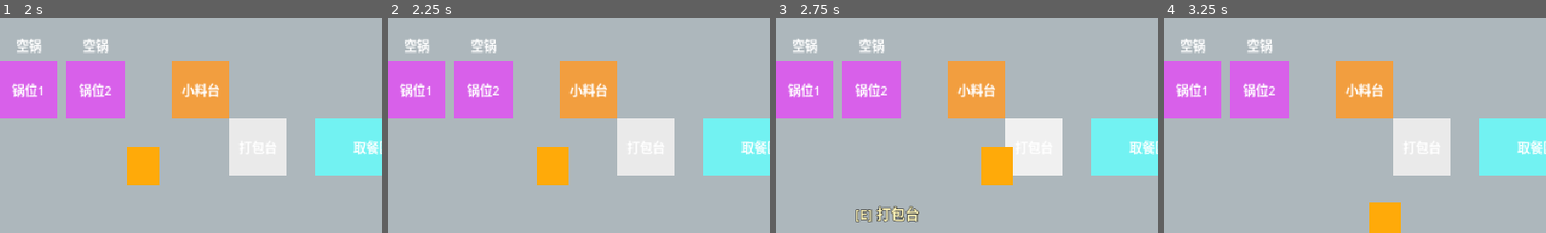
Above: before the commit, frames 1-4 (left to right).
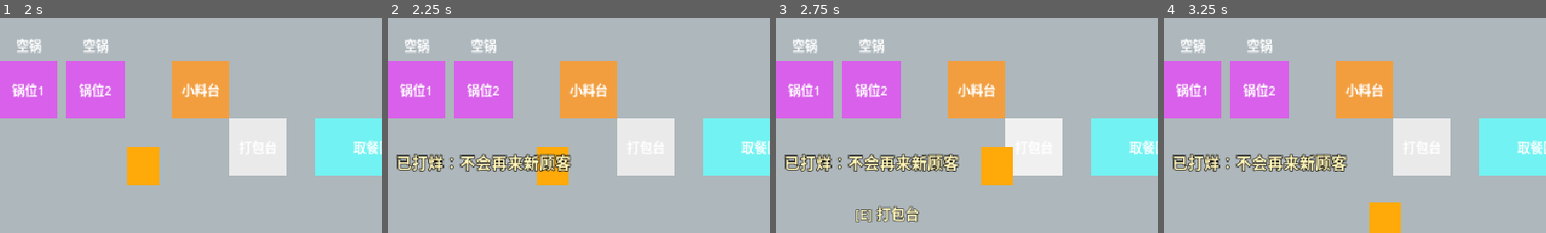
Above: after the commit, the same moments.

Repository: lcy2333orz-crypto/midemalatang
Game: Godot game, scene res://scenes/menus/title_menu.tscn
Two runs of this game, one before a commit and one after it. Both use one fixed random seed, a clock stepped at 60 frames per second and the inputs below.
Inputs:
- Up to frame 1 (2 s): click "开始" at 0.5 s; click "快速开始" at 1.25 s
- Up to frame 2 (2.25 s): hold Right (ui_right) from 2.03 s (still down); hold T (close_business) from 2.03 s (still down)
- Up to frame 3 (2.75 s): keep holding Right (ui_right); keep holding T (close_business)
- Up to frame 4 (3.25 s): release Right (ui_right) at 2.78 s; release T (close_business) at 2.78 s; hold Down (ui_down) from 2.78 s (still down); tap E (interact) at 2.85 s
The pictures show only the part of the screen within x 38-88%, y 50-100%; the shares and areas given below are measured in that part.

Frame 1 is identical in both runs. In frame 2, 2.9% of the frame differs, in the area x 2-48%, y 63-72%; in frame 3, 2.9%; in frame 4, 2.9%.

Commit message:
改动布局

Diff:
--- a/scenes/gameplay/restaurant/restaurant_game_manager.gd
+++ b/scenes/gameplay/restaurant/restaurant_game_manager.gd
@@ -107,11 +107,15 @@
 func request_close_day() -> void:
 	if is_ending_day:
 		_refresh_ui("已在进入夜间总结。")
+		if ui != null and ui.has_method("show_toast"):
+			ui.show_toast("已在进入夜间总结。", 1.8)
 		return
 	is_day_open = false
 	day_time_remaining = 0.0
 	spawn_elapsed = 0.0
 	_refresh_ui("已打烊：不会再来新顾客，请处理剩余订单。")
+	if ui != null and ui.has_method("show_toast"):
+		ui.show_toast("已打烊：不会再来新顾客", 1.8)
 	_check_day_end()
 
 
--- a/scenes/gameplay/restaurant/restaurant_ui.gd
+++ b/scenes/gameplay/restaurant/restaurant_ui.gd
@@ -6,6 +6,8 @@
 var time_label: Label
 var prompt_label: Label
 var hand_label: Label
+var toast_label: Label
+var toast_token: int = 0
 
 
 func _ready() -> void:
@@ -55,14 +57,33 @@
 
 func update_hand_state(hand_text: String) -> void:
 	_ensure_widgets()
-	hand_label.visible = hand_text.strip_edges() != ""
 	hand_label.text = hand_text
+	hand_label.visible = false
 
 
 func hide_hand_state() -> void:
 	_ensure_widgets()
 	hand_label.visible = false
 	hand_label.text = ""
+
+
+func show_toast(text: String, seconds: float = 1.8) -> void:
+	_ensure_widgets()
+	toast_token += 1
+	var current_token: int = toast_token
+	toast_label.text = text
+	toast_label.visible = text.strip_edges() != ""
+	if toast_label.visible:
+		get_tree().create_timer(seconds).timeout.connect(_hide_toast.bind(current_token))
+
+
+func _hide_toast(token: int) -> void:
+	if token != toast_token:
+		return
+	if toast_label == null:
+		return
+	toast_label.visible = false
+	toast_label.text = ""
 
 
 func _ensure_widgets() -> void:
@@ -110,10 +131,24 @@
 
 	hand_label = Label.new()
 	hand_label.name = "HandStateLabel"
+	hand_label.visible = false
 	hand_label.position = Vector2(18, 72)
 	hand_label.size = Vector2(360, 30)
 	hand_label.add_theme_font_size_override("font_size", 15)
 	add_child(hand_label)
+
+	toast_label = Label.new()
+	toast_label.name = "ToastLabel"
+	toast_label.visible = false
+	toast_label.position = Vector2(260, 430)
+	toast_label.size = Vector2(440, 42)
+	toast_label.horizontal_alignment = HORIZONTAL_ALIGNMENT_CENTER
+	toast_label.vertical_alignment = VERTICAL_ALIGNMENT_CENTER
+	toast_label.add_theme_font_size_override("font_size", 20)
+	toast_label.add_theme_color_override("font_color", Color(1.0, 0.96, 0.72, 1.0))
+	toast_label.add_theme_color_override("font_outline_color", Color(0.05, 0.04, 0.03, 1.0))
+	toast_label.add_theme_constant_override("outline_size", 4)
+	add_child(toast_label)
 
 
 func _create_order_card(card_text: String) -> Panel:
--- a/tools/restaurant_smoke_test.gd
+++ b/tools/restaurant_smoke_test.gd
@@ -343,7 +343,9 @@
 	var orders_bar: HBoxContainer = ui.get("orders_bar") as HBoxContainer
 	var time_label: Label = ui.get("time_label") as Label
 	var status_label: Label = ui.get("status_label") as Label
-	if orders_bar == null or time_label == null or status_label == null:
+	var hand_label: Label = ui.get("hand_label") as Label
+	var toast_label: Label = ui.get("toast_label") as Label
+	if orders_bar == null or time_label == null or status_label == null or hand_label == null or toast_label == null:
 		_fail("hud layout", "restaurant HUD widgets were not created")
 		ui.queue_free()
 		return
@@ -360,6 +362,21 @@
 	ui.update_status("debug status should stay hidden")
 	if bool(status_label.visible):
 		_fail("hud layout", "status label should be hidden in the simplified HUD")
+		ui.queue_free()
+		return
+	ui.update_hand_state("拿着 #001")
+	if bool(hand_label.visible):
+		_fail("hud layout", "hand label should stay hidden in the simplified HUD")
+		ui.queue_free()
+		return
+	if not hand_label.text.contains("#001"):
+		_fail("hud layout", "hidden hand label should keep text for compatibility")
+		ui.queue_free()
+		return
+
+	ui.show_toast("已打烊：不会再来新顾客", 1.8)
+	if not bool(toast_label.visible) or not toast_label.text.contains("已打烊"):
+		_fail("hud layout", "toast should show manual close feedback")
 		ui.queue_free()
 		return
 
